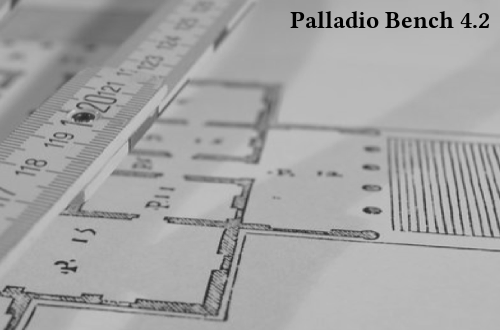
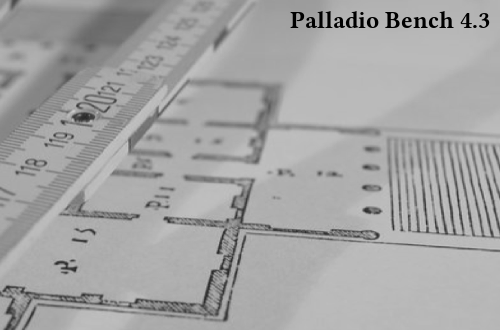
The second 500×330 image is a revision of the first. Changes to its layers:
renamed "Palladio Bench 4.2" to "Palladio Bench 4.3", painted on it over [478, 13, 490, 28]
